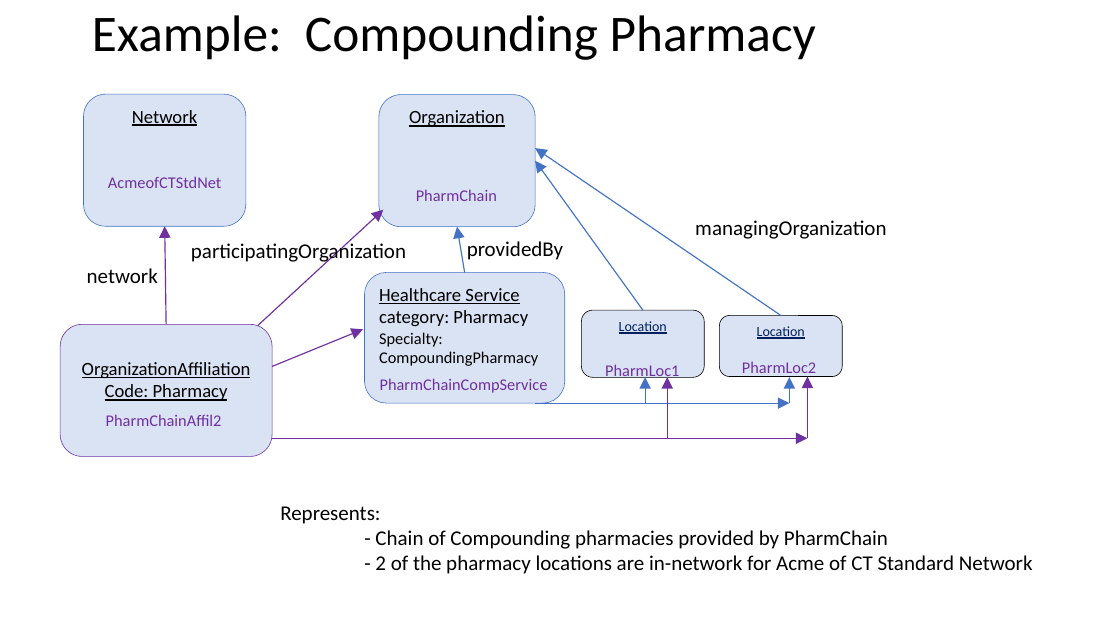
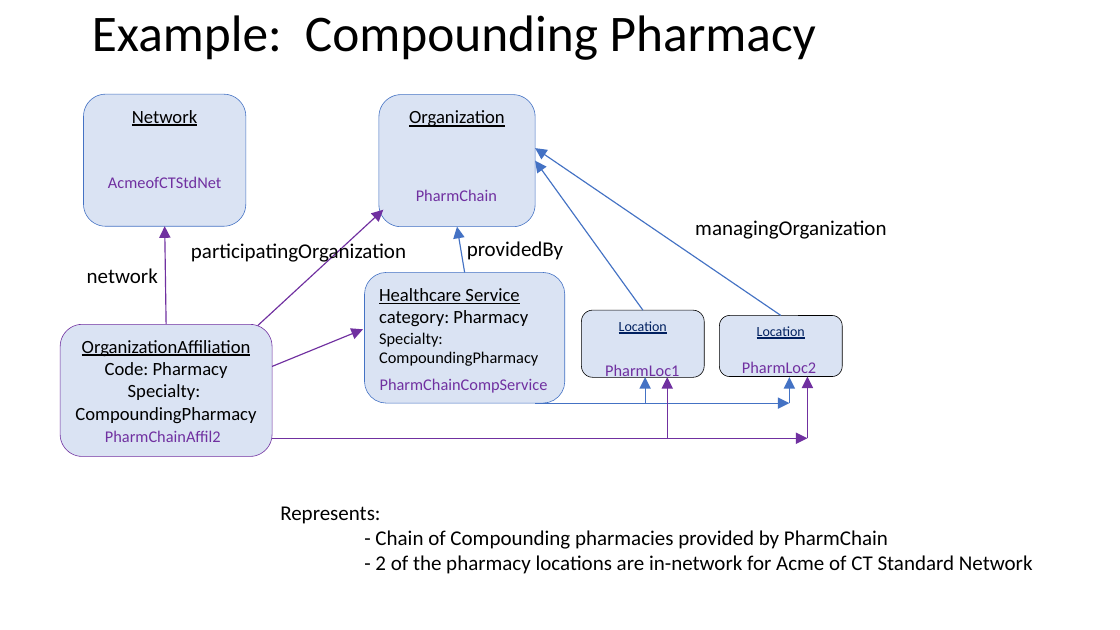
Before and after one commit to HL7/davinci-pdex-plan-net, a slide deck: slide 8 of fsh/ig-data/input/images/patterns.pptx. Drawn at 1120x630 pixels with LibreOffice and Linux fonts; fonts in the diff are those of the drawing. Boxes give left, top, right and bottom in pixels: in the first picture for what was removed or moved away, otherwise in the second. Text is boxed around its words. In the diff, an @@ line names an element or a change of style, - is before the commit and + after.

```diff
--- a/fsh/ig-data/input/images/patterns.pptx
+++ b/fsh/ig-data/input/images/patterns.pptx
@@ text in rounded rectangle at (75,384,256,423): paragraph added @@
+Specialty: CompoundingPharmacy
@@ text in rounded rectangle at (105,362,228,378): underline off in "Code: Pharmacy" @@
@@ text "PharmChainAffil2": place and size @@
-text "PharmChainAffil2" at (106,414,222,426)
+text "PharmChainAffil2" at (105,430,221,442)
```
Also in this commit, not shown: 2 other slides changed, 1 other file.
